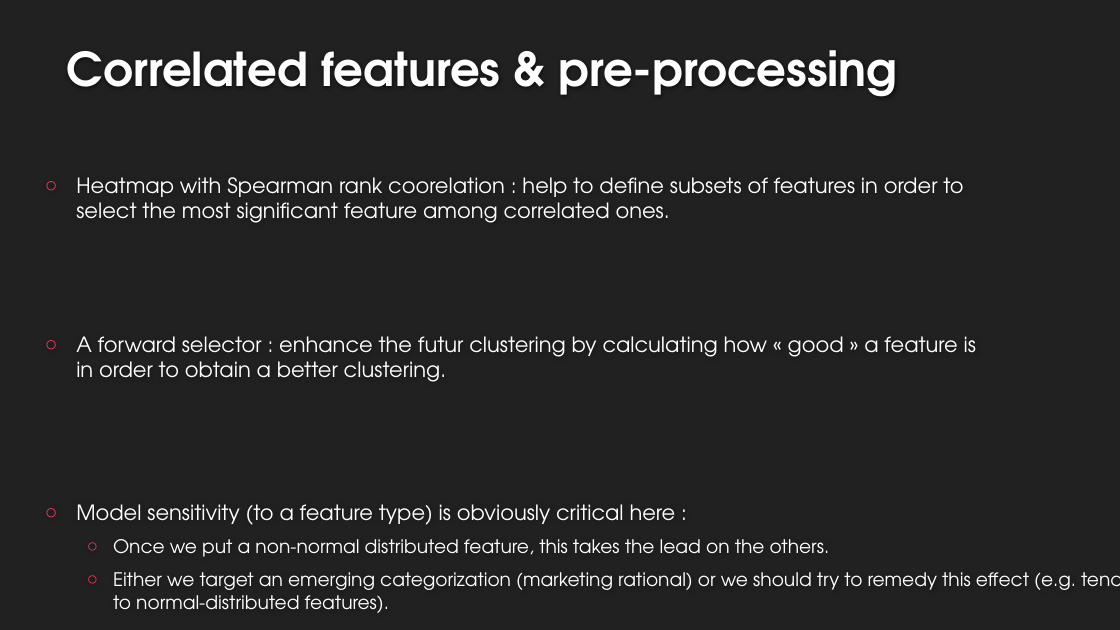
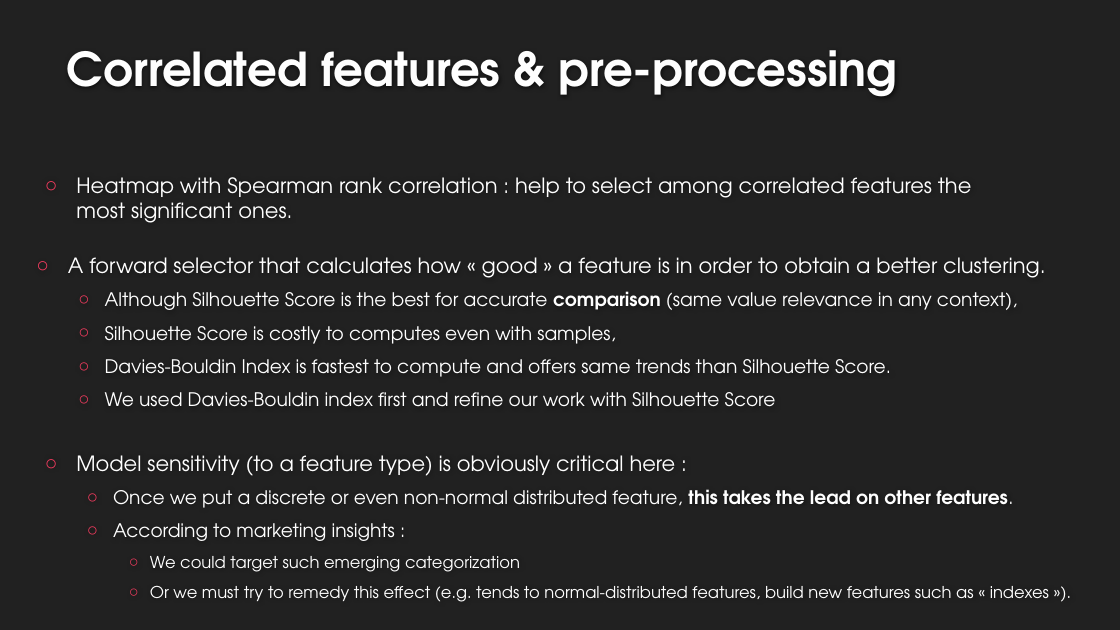
Before and after one commit to EtienneLardeur/P5_CustomerSegmentation, a slide deck: slide 9 of P5Olist_Présentation_initiale.pptx (slide 7 before the commit). Drawn at 1120x630 pixels with LibreOffice and Linux fonts; fonts in the diff are those of the drawing; background and template pictures are left out. Boxes give left, top, right and bottom in pixels: in the first picture for what was removed or moved away, otherwise in the second. Text is boxed around its words. In the diff, an @@ line names an element or a change of style, - is before the commit and + after.

```diff
--- a/P5Olist_Présentation_initiale.pptx
+++ b/P5Olist_Présentation_initiale.pptx
@@ text at (76, 177, 972, 223): text changed @@
-○ Heatmap with Spearman rank coorelation : help to define subsets of features in order to select the most significant feature among correlated ones.
+○ Heatmap with Spearman rank correlation : help to select among correlated features the most significant ones.
@@ text at (68, 257, 1045, 407): text changed; size 18 to 16 pt @@
-○ A forward selector : enhance the futur clustering by calculating how « good » a feature is in order to obtain a better clustering.
+○ A forward selector that calculates how « good » a feature is in order to obtain a better clustering.
+  ○ Although Silhouette Score is the best for accurate comparison (same value relevance in any context),
+  ○ Silhouette Score is costly to computes even with samples,
+  ○ Davies-Bouldin Index is fastest to compute and offers same trends than Silhouette Score.
+  ○ We used Davies-Bouldin index first and refine our work with Silhouette Score
@@ text "Model sensitivity (to a feature ...": place and size @@
-text "Model sensitivity (to a feature ..." at (76, 504, 1076, 613)
+text "Model sensitivity (to a feature ..." at (76, 455, 1049, 602)
@@ text at (113, 489, 1049, 602): text changed; size 16 to 14 pt @@
-  ○ Once we put a non-normal distributed feature, this takes the lead on the others.
-  ○ Either we target an emerging categorization (marketing rational) or we should try to remedy this effect (e.g. tends to normal-distributed features).
+  ○ Once we put a discrete or even non-normal distributed feature, this takes the lead on other features.
+  ○ According to marketing insights :
+    ○ We could target such emerging categorization
+    ○ Or we must try to remedy this effect (e.g. tends to normal-distributed features, build new features such as « indexes »).
```
Also in this commit, not shown: 4 other slides changed, 5 slides added.
